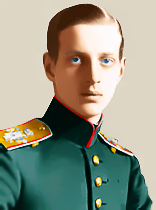
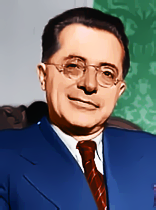
The second 156 x 210 image is a revision of the first. Changes to its layers:
added layer "Ebene 51" above "Ebene 50" over [0, 0, 156, 210]
added layer "Ebene 50" above "Ebene 49" over [0, 0, 156, 210]
added layer "Ebene 49" above "Ebene 48" over [0, 0, 156, 210]
added layer "Ebene 48" above "Ebene 47" over [0, 0, 156, 210]
added layer "Ebene 46" above "Ebene 45" over [0, 0, 156, 210]
added layer "Ebene 45" above "Ebene 44" over [0, 0, 156, 210]
added layer "Ebene 44" above "Ebene 43" over [0, 0, 156, 210]
added layer "Ebene 43" above "Ebene 42" over [0, 0, 156, 210]
added layer "Ebene 42" above "Ebene 41" over [0, 0, 156, 210]
added layer "Ebene 41" above "Ebene 40" over [0, 0, 156, 210]
